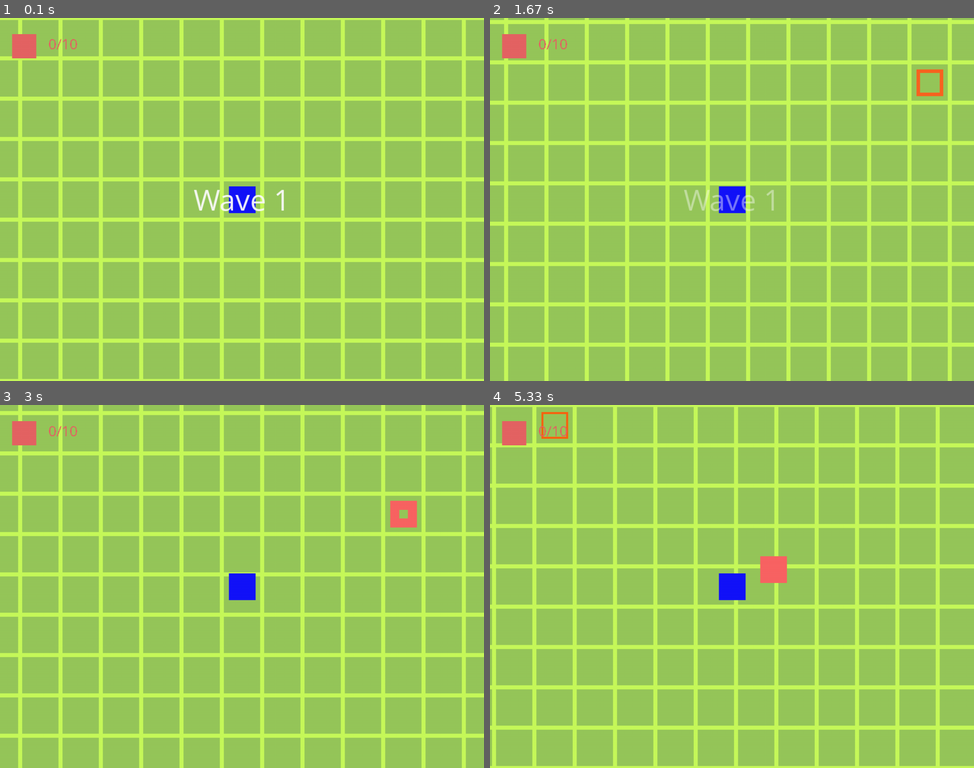
Above: before the commit, frames 1-4 (two rows, left to right).
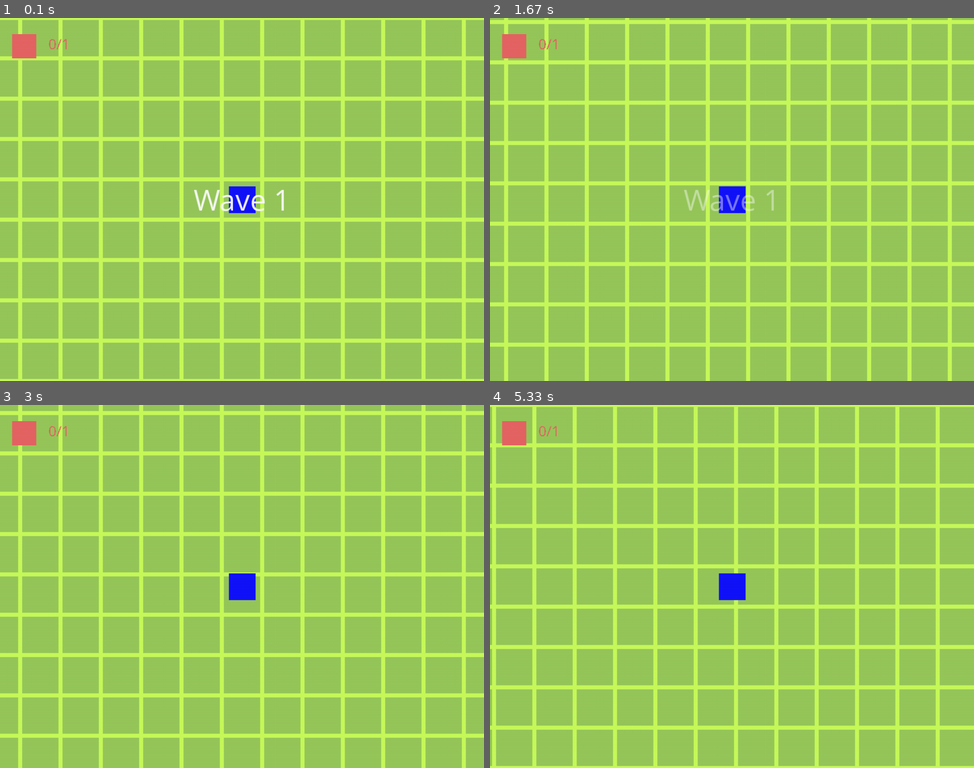
Above: after the commit, the same moments.

Repository: Hariokl/Pygame-2023
Game: pygame game, started from main.py
Two runs of this game, one before a commit and one after it. Both use one fixed random seed, a clock stepped at 60 frames per second and the inputs below.
Inputs (mouse positions are in pixels of both pictures, inside the frame that each line leads up to):
- Up to frame 1 (0.1 s): no input
- Up to frame 2 (1.67 s): press the mouse at (722, 243) at 0.37 s; move the mouse to (756, 170) at 0.47 s; release the mouse at (794, 101) at 0.6 s; hold A 0.67-1.2 s; move the mouse to (552, 163) at 0.7 s; hold S 1.23-1.53 s; hold A from 1.57 s (still down)
- Up to frame 3 (3 s): release A at 1.97 s; hold W 2-2.37 s; hold D from 2.4 s (still down)
- Up to frame 4 (5.33 s): release D at 3.03 s; hold S 3.07-3.43 s; hold A 3.47-3.93 s; hold D 3.97-4.43 s; hold W 4.47-4.77 s; hold D 4.8-5.27 s; hold A from 5.3 s (still down)

The runs differ from the first frame. In frame 1, less than 0.1% of the frame differs, in the area x 14-16%, y 5-9%; in frame 2, 0.2%; in frame 3, 0.4%; in frame 4, 0.6%, in the area x 10-62%, y 1-50%.

Commit message:
Solved some minor problems

Diff:
--- a/effects.py
+++ b/effects.py
@@ -11,3 +11,13 @@
     enemy.image.fill((250, 100, 100))
     enemy.rect = enemy.image.get_rect()
     enemy.spawn_stop = True
+
+
+def die_mob(enemy):
+    # print(f"Time: {enemy.time}")
+    if enemy.time < 2:
+        enemy.image.fill((0, 0, 0, 0))
+        pg.draw.circle(enemy.image, enemy.color, (enemy.rect.width // 2, enemy.rect.height // 2), int(6/enemy.time))
+        enemy.rect = enemy.image.get_rect()
+        return None
+    enemy.die_stop = True
--- a/enemy.py
+++ b/enemy.py
@@ -14,6 +14,7 @@
         pg.sprite.Sprite.__init__(self)
         self.image = pg.Surface((st.TILES_WH // 1.5, st.TILES_WH // 1.5), pg.SRCALPHA, 32).convert_alpha()
         self.image.fill((0, 0, 0, 0))
+        self.color = (250, 100, 100)
         self.rect = self.image.get_rect()
         pos = pos[0] + st.TILES_WH // 2, pos[1] + st.TILES_WH // 2
         self.rect.center = pos
@@ -37,6 +38,7 @@
         self.max_hp = hp
 
         self.spawn_stop = False
+        self.die_stop = None
         self.way = None
         self.last_way = None
         self.player_was_at = None
@@ -49,6 +51,14 @@
             effects.spawn_mob(self)
             self.rect.center = st.positions[self.i]
             return
+        if self.die_stop is not None:
+            if self.die_stop is False:
+                effects.die_mob(self)
+                self.rect.center = st.positions[self.i]
+                return
+            else:
+                self.destroy()
+                return
 
         self.get_stronger()
 
@@ -79,18 +89,21 @@
         self.exp = self.level * 100
         self.time = 0
 
-        self.change_self_color((255 - (self.level - 1) * 40, 100 - (self.level - 1) * 20, 100 - (self.level - 1) * 20))
+        self.color = self.color[0] - 40, self.color[1] - 20, self.color[2] - 20
+
+        self.change_self_color(self.color)
 
     def change_self_color(self, color):
         self.image.fill(color)
         self.rect = self.image.get_rect()
 
     def take_damage(self, dmg):
-        if not self.spawn_stop:
+        if not self.spawn_stop or self.die_stop is not None:
             return
         self.hp -= dmg
         if self.hp <= 0:
-            self.destroy()
+            self.die_stop = False
+            self.time = 0
 
     def destroy(self):
         # need to change this
--- a/game.py
+++ b/game.py
@@ -65,9 +65,10 @@
         if event.type == pg.KEYDOWN:
             x = (event.key == pg.K_d) - (event.key == pg.K_a) + game.player.running[0]
             y = (event.key == pg.K_s) - (event.key == pg.K_w) + game.player.running[1]
+            x, y = round(x), round(y)
             if x != 0 and y != 0:
-                x = sqrt(2) / 2 * x
-                y = sqrt(2) / 2 * y
+                x = 0.7 * x
+                y = 0.7 * y
             game.player.running = x, y
 
         # continuing the movement
@@ -86,7 +87,9 @@
             if keys[100]:
                 x += +1
             x, y = max(min(x, 1), -1), max(min(y, 1), -1)
-
+            if x != 0 and y != 0:
+                x = 0.7 * x
+                y = 0.7 * y
             game.player.running = x, y
 
     # move if you can >:)
--- a/levels.py
+++ b/levels.py
@@ -15,7 +15,7 @@
         self.time = 0
 
         self.spawn_rate = 0.1
-        self.max_number_of_monsters_per_wave = 10
+        self.max_number_of_monsters_per_wave = 1
         self.number_of_monsters_per_wave = 0
         self.number_of_killed = 0
         self.number_of_kills = 100
--- a/projectile.py
+++ b/projectile.py
@@ -9,8 +9,9 @@
         pg.sprite.Sprite.__init__(self)
         translater = {"linear": self.linear, "sinusoida": self.sinusoida}
 
-        self.image = pg.Surface((st.TILES_WH // 5, st.TILES_WH // 5))
-        self.image.fill((250, 205, 205))
+        self.image = pg.Surface((st.TILES_WH // 5, st.TILES_WH // 5), pg.SRCALPHA, 32).convert_alpha()
+        self.image.fill((0, 0, 0, 0))
+        pg.draw.circle(self.image, (200, 200, 200), (st.TILES_WH // 10, st.TILES_WH // 10), st.TILES_WH // 10)
         self.rect = self.image.get_rect()
         self.rect.center = pos
 
@@ -93,5 +94,8 @@
     def move(self, xs, ys):
         x = xs * self.v[0] - ys * self.v[1]
         y = ys * self.v[0] + xs * self.v[1]
+        cur_st = -self.rect.centerx + st.positions[self.i][0], -self.rect.centery + st.positions[self.i][1]
+
+        self.start_pos = self.start_pos[0] + cur_st[0], self.start_pos[1] + cur_st[1]
 
         st.positions[self.i] = x + self.start_pos[0], y + self.start_pos[1]
--- a/weapon.py
+++ b/weapon.py
@@ -7,8 +7,8 @@
 class Weapon:
     def __init__(self):
         self.damage = 6
-        self.ammo_speed = 1
-        self.countdown_speed = 1 / st.FPS * 3
+        self.ammo_speed = 1.5
+        self.countdown_speed = st.TICK * 3
         self.countdown = 0
 
     def update(self):
@@ -19,7 +19,7 @@
 
     def shoot(self):
         mouse_pos = pg.mouse.get_pos()
-        speed = st.TILES_WH // 10
+        speed = st.TILES_WH // 10 * self.ammo_speed
         x, y = (mouse_pos[0] - st.WIDTH // 2), (mouse_pos[1] - st.HEIGHT // 2)
 
         vx = x / abs(x ** 2 + y ** 2) ** 0.5 * speed
